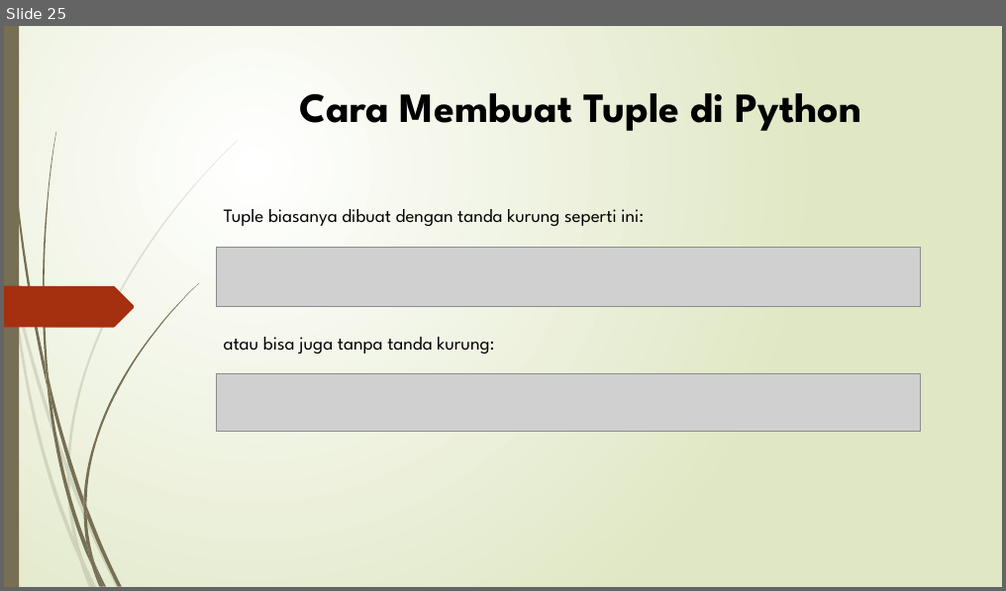
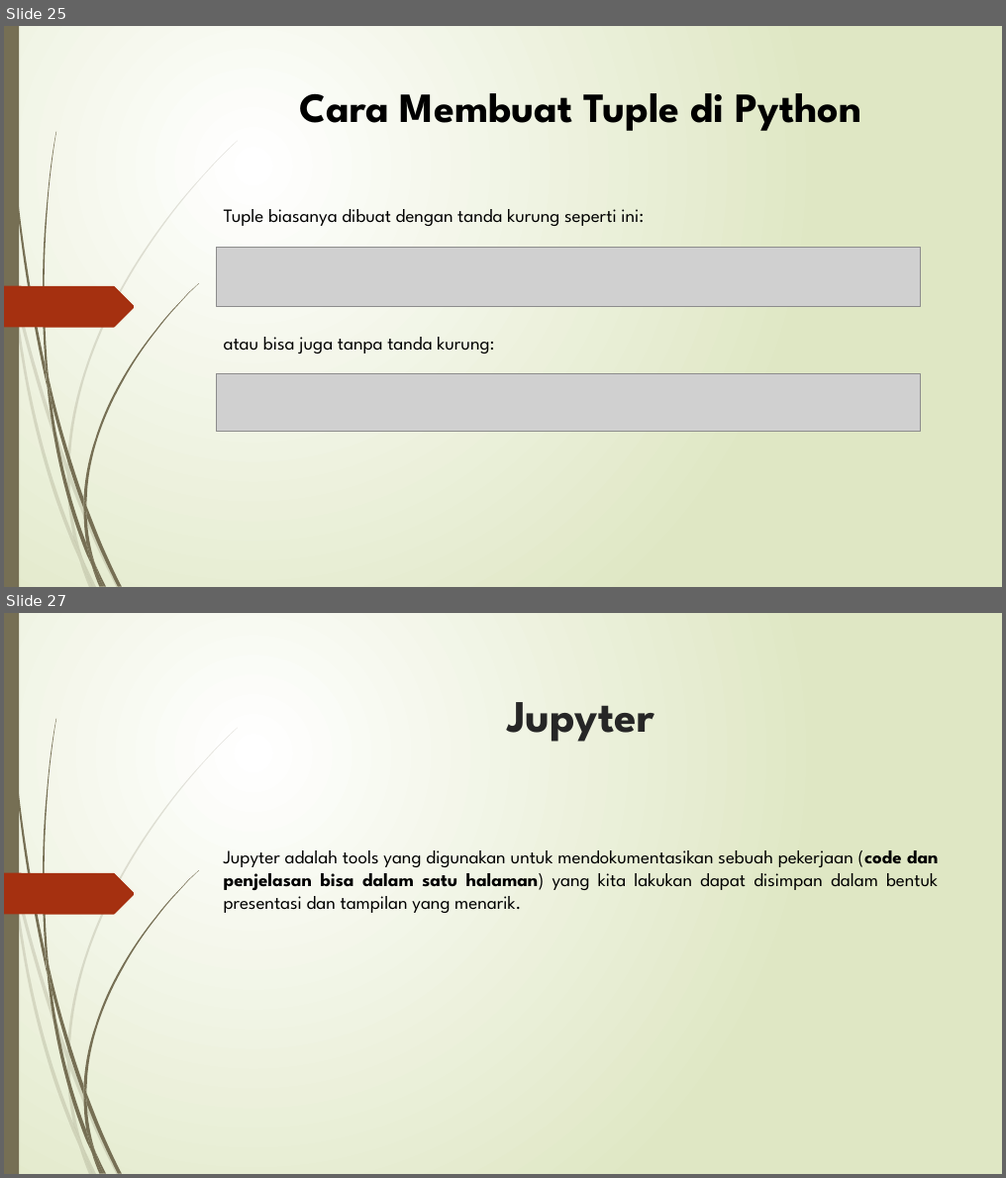
Before and after one commit to RizkyNugraha46/Pengantar-Deep-Learning, a slide deck: Tugas 1/Pengenalan Python.pptx. Shown one above the other, each under a label of ours: slide 25 before the commit, slides 25 and 27 after it; the slides between them are not shown. The pictures are 1006x591 and 1006x1178 pixels, drawn with LibreOffice and Linux fonts; fonts in the diff are those of the drawing; grey boxes stand for pictures. Boxes give left, top, right and bottom in pixels: in the first picture for what was removed or moved away, otherwise in the second. Text is boxed around its words. In the diff, an @@ line names an element or a change of style, - is before the commit and + after.

```diff
--- a/Tugas 1/Pengenalan Python.pptx
+++ b/Tugas 1/Pengenalan Python.pptx
@@ slide 27 added at (x1=4, y1=613, x2=1002, y2=1174), background gradient #FFFFFF to #DFE8C4; not listed: 24 template elements that a slide beside it also shows @@
@@ title added at (x1=507, y1=702, x2=654, y2=742), 43.2 pt, text #262626, bold @@
+Jupyter
@@ text added at (x1=224, y1=851, x2=938, y2=913), 18 pt, text #000000 @@
+Jupyter adalah tools yang digunakan untuk mendokumentasikan sebuah pekerjaan (code dan penjelasan bisa dalam satu halaman) yang kita lakukan dapat disimpan dalam bentuk presentasi dan tampilan yang menarik.
```
Also in this commit, not shown: 2 slides changed, 7 other slides added.
